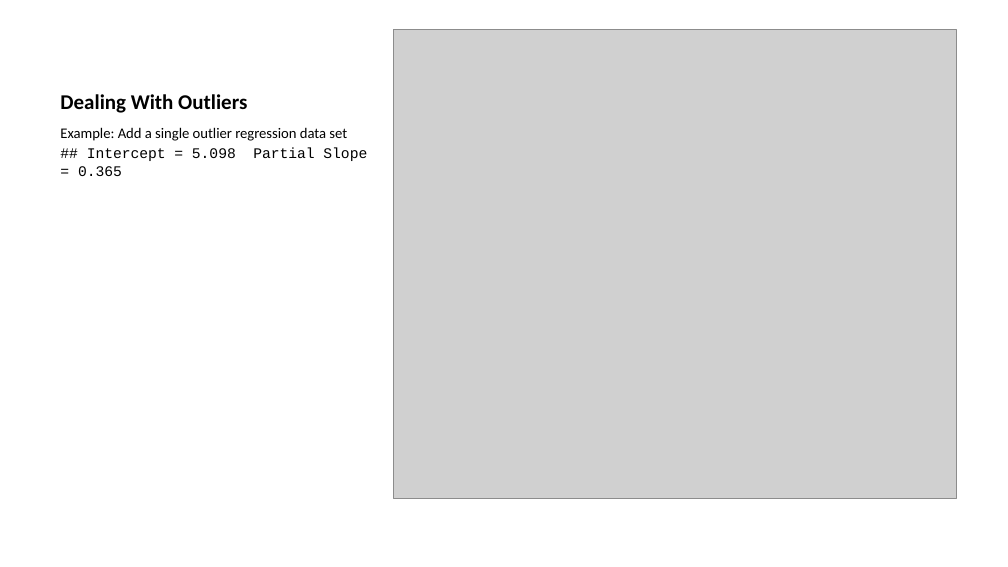
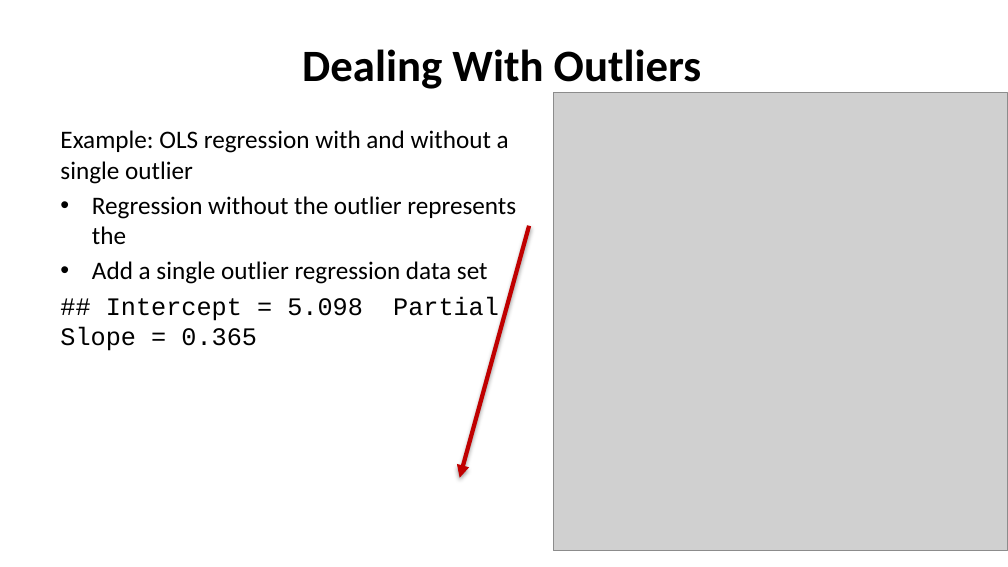
Before and after one commit to StephenElston/CSCI-E-83, a slide deck: slide 29 of LectureSlides/10b_ModelsFor OutliersAndOverdispersion.pptx (slide 18 before the commit). Drawn at 1008x567 pixels with LibreOffice and Linux fonts; fonts in the diff are those of the drawing; grey boxes stand for pictures. Boxes give left, top, right and bottom in pixels: in the first picture for what was removed or moved away, otherwise in the second. Text is boxed around its words. In the diff, an @@ line names an element or a change of style, - is before the commit and + after.

```diff
--- a/LectureSlides/10b_ModelsFor OutliersAndOverdispersion.pptx
+++ b/LectureSlides/10b_ModelsFor OutliersAndOverdispersion.pptx
@@ title "Dealing With Outliers" at (302, 49, 702, 93): size 15 to 32 pt; alignment left to centre @@
@@ picture: place and size @@
-picture at (393, 29, 956, 498)
+picture at (553, 93, 1008, 550)
@@ text at (60, 130, 516, 284): text changed; size 10.5 to 18 pt @@
-Example: Add a single outlier regression data set
+Example: OLS regression with and without a single outlier
+• Regression without the outlier represents the
+• Add a single outlier regression data set
@@ arrow added from (529, 226) to (460, 478), #C00000 3 pt @@
@@ text at (60, 296, 499, 351): size 10.5 to 18 pt in "## Intercept = 5.098 Partial Slope = ..."; more space between paragraphs @@
```
Also in this commit, not shown: 5 other slides changed, 11 slides added, 2 slides removed.
